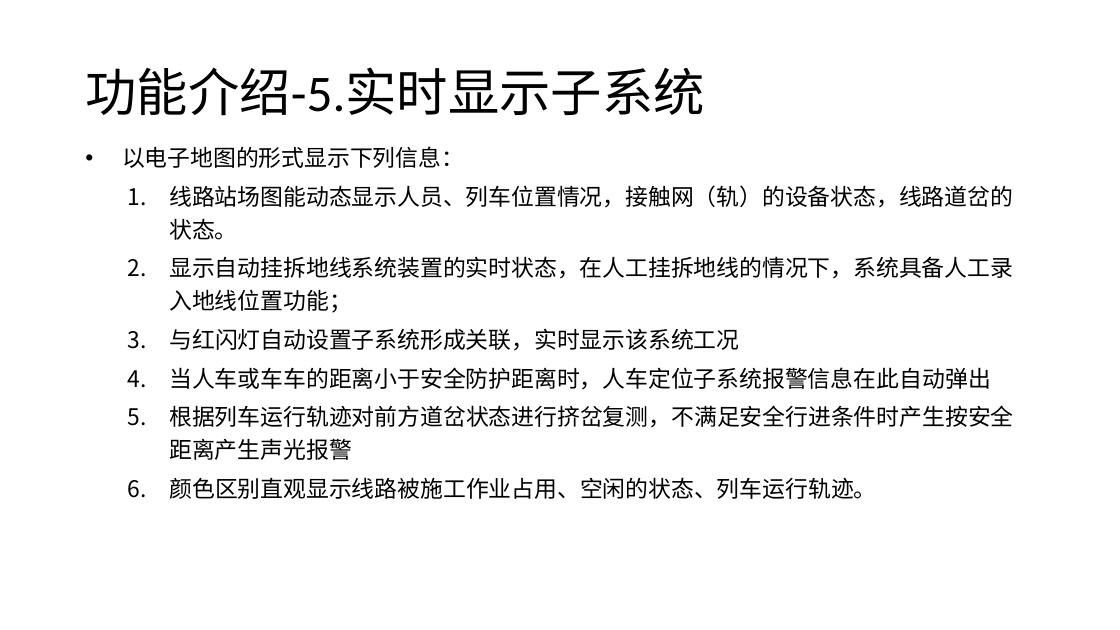
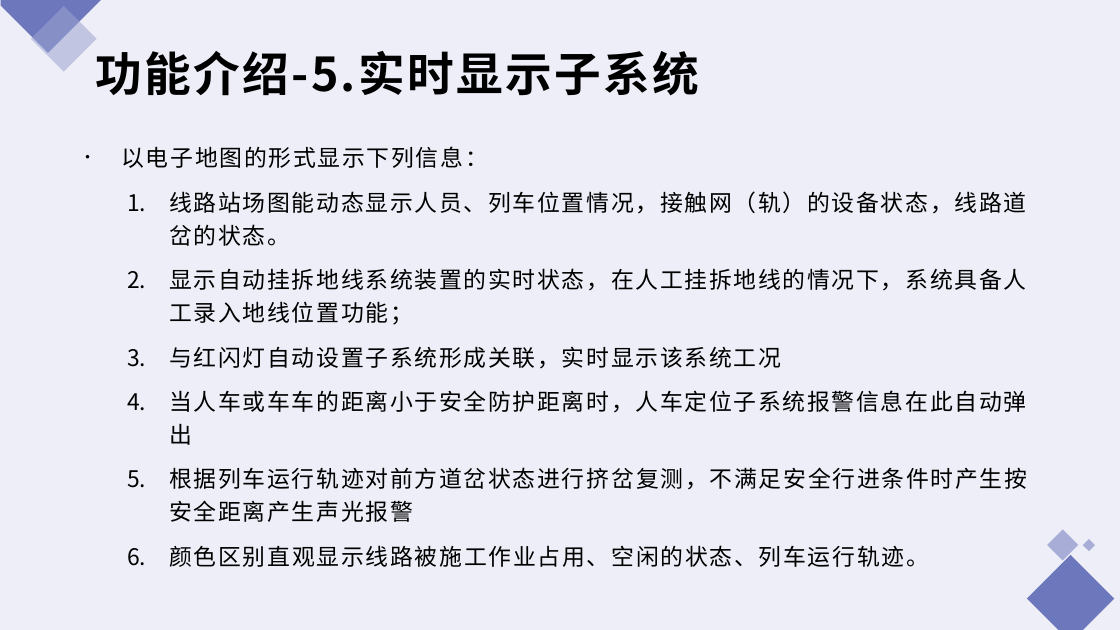
Before and after one commit to hanlibin1981/hlb, a slide deck: slide 10 of 深圳地铁智能施工管控项目总结报告.pptx (slide 9 before the commit). Drawn at 1120x630 pixels with LibreOffice and Linux fonts; fonts in the diff are those of the drawing. Boxes give left, top, right and bottom in pixels: in the first picture for what was removed or moved away, otherwise in the second. Text is boxed around its words. In the diff, an @@ line names an element or a change of style, - is before the commit and + after.

```diff
--- a/深圳地铁智能施工管控项目总结报告.pptx
+++ b/深圳地铁智能施工管控项目总结报告.pptx
@@ background #FFFFFF to #EDEEF7 @@
@@ group added at (0,0,1115,630): 3 rectangles, 2 freeform shapes @@
@@ title "功能介绍-5.实时显示子系统": place and size @@
-title "功能介绍-5.实时显示子系统" at (85,67,705,116)
+title "功能介绍-5.实时显示子系统" at (96,51,699,96)
@@ title "功能介绍-5.实时显示子系统" at (96,51,699,96): size 44 to 40 pt, letter spacing 0 to 2 pt, bold on; font Calibri to Noto Sans CJK SC in "功能介绍-5.实时显示子系统"; line spacing 0.9 to 1; vertical alignment middle to top @@
@@ text "以电子地图的形式显示下列信息：" at (121,146,1027,567): letter spacing 0 to 1.5 pt; more space between paragraphs @@
```
Also in this commit, not shown: 9 other slides changed, 1 slide added.
